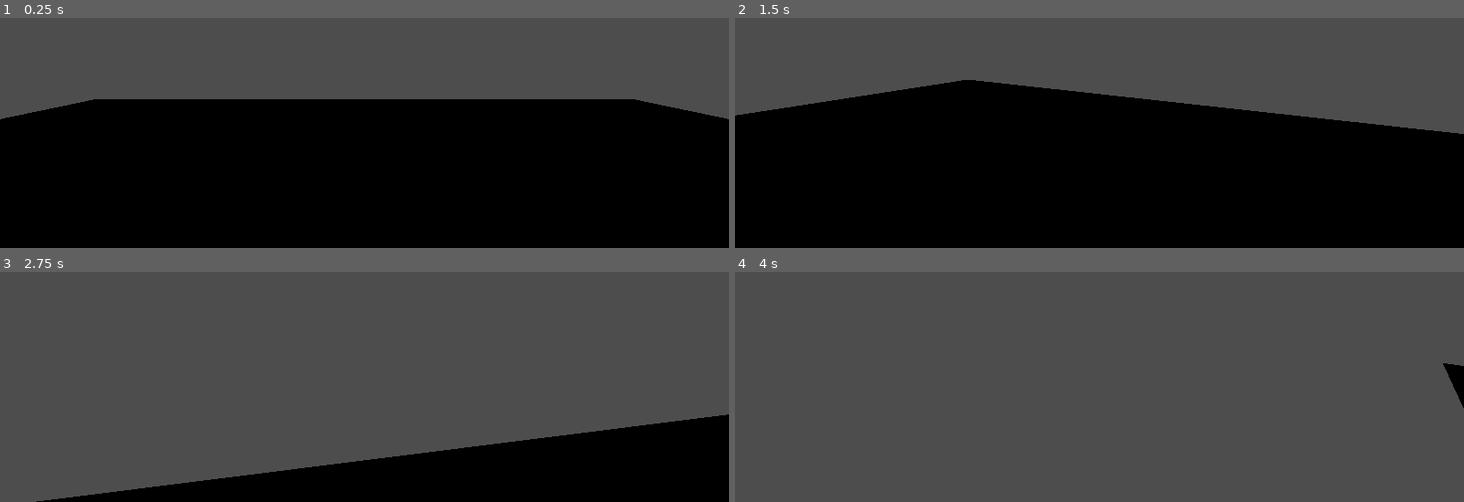
Above: before the commit, frames 1-4 (two rows, left to right).
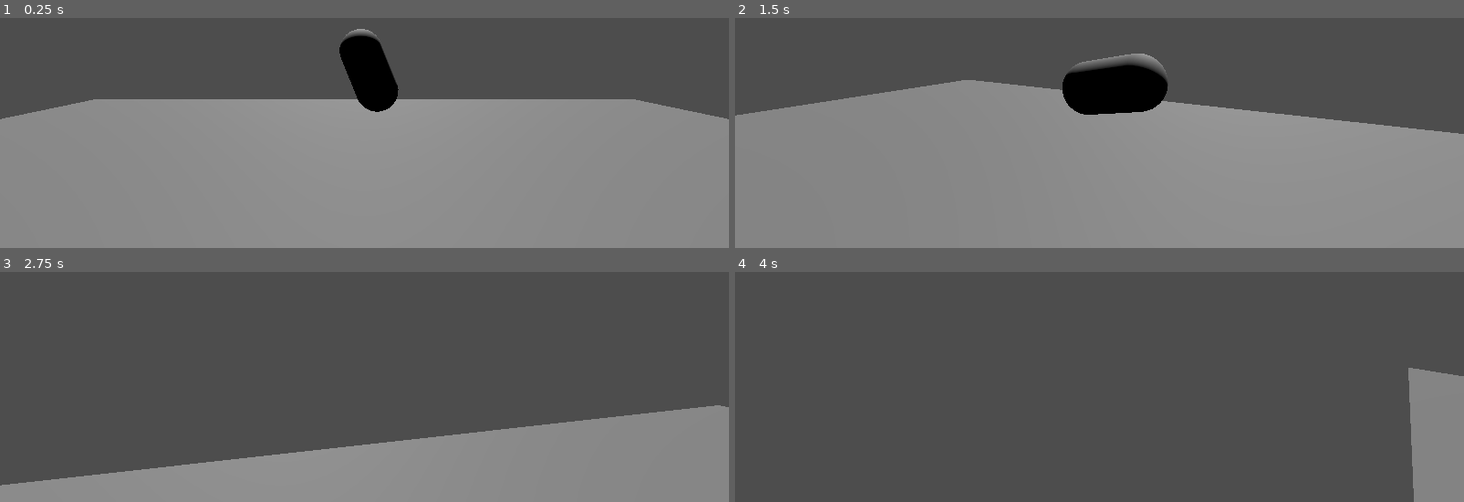
Above: after the commit, the same moments.

Repository: hansepac/3D_Game_Godot
Game: Godot game, scene res://level/playground.tscn
The game is run twice, just before and just after one commit, with the same random seed, the same clock (stepped at 60 frames per second) and the same inputs. Before the commit the project starts from res://playground.tscn.
Inputs (mouse positions are in pixels of both pictures, inside the frame that each line leads up to):
- Up to frame 1 (0.25 s): no input
- Up to frame 2 (1.5 s): tap Enter (ui_accept) at 0.5, 0.6, 0.77, 1.07, 1.35 s; move the mouse to (1135, 41) at 0.52 s; hold W (ui_up) from 0.53 s (still down); move the mouse to (1063, 45) at 1.27 s
- Up to frame 3 (2.75 s): keep holding W (ui_up); tap Enter (ui_accept) at 1.52, 1.82, 2.1 s; move the mouse to (379, 290) at 2.02 s
- Up to frame 4 (4 s): keep holding W (ui_up); move the mouse to (1092, 304) at 2.77 s; tap Enter (ui_accept) at 2.85, 3.02, 3.32, 3.5, 3.6, 3.77 s; move the mouse to (1150, 301) at 3.52 s

The runs differ from the first frame. In frame 1, 65% of the frame differs, in the area x 0-100%, y 4-100%; in frame 2, 64%; in frame 3, 25%; in frame 4, 4.2%.

Commit message:
Init Organize

Diff:
--- /dev/null
+++ b/entity/player/player.tscn
@@ -0,0 +1,16 @@
+[gd_scene load_steps=4 format=3 uid="uid://clmjonh52s66n"]
+
+[ext_resource type="Script" path="res://entity/player/basic_player_startup.gd" id="1_215d8"]
+[ext_resource type="PackedScene" uid="uid://kmyakts4l64t" path="res://entity/player/basic_player_head.tscn" id="2_5tbed"]
+
+[sub_resource type="CapsuleShape3D" id="CapsuleShape3D_li7ud"]
+
+[node name="Player" type="CharacterBody3D"]
+transform = Transform3D(1, 0, 0, 0, 1, 0, 0, 0, 1, 0, 2, 0)
+script = ExtResource("1_215d8")
+
+[node name="Head" parent="." instance=ExtResource("2_5tbed")]
+transform = Transform3D(1, 0, 0, 0, 1, 0, 0, 0, 1, 0, 0.412659, 0)
+
+[node name="CollisionShape3D" type="CollisionShape3D" parent="."]
+shape = SubResource("CapsuleShape3D_li7ud")
--- /dev/null
+++ b/level/base_level.tscn
@@ -0,0 +1,14 @@
+[gd_scene load_steps=4 format=3 uid="uid://ba2apg2pld8dd"]
+
+[ext_resource type="PackedScene" uid="uid://vupfism0y8ub" path="res://map/base_map.tscn" id="1_4elwa"]
+[ext_resource type="PackedScene" uid="uid://clmjonh52s66n" path="res://entity/player/player.tscn" id="2_1rh3d"]
+[ext_resource type="PackedScene" uid="uid://cxlna01qimfy" path="res://entity/dummy.tscn" id="3_t2dsw"]
+
+[node name="BaseLevel" type="Node3D"]
+
+[node name="BaseMap" parent="." instance=ExtResource("1_4elwa")]
+
+[node name="Player" parent="." instance=ExtResource("2_1rh3d")]
+
+[node name="Dummy" parent="." instance=ExtResource("3_t2dsw")]
+transform = Transform3D(0.996912, -0.0785287, 0, 0.0785287, 0.996912, 0, 0, 0, 1, -0.000484824, 1.78235, -10.5854)
--- /dev/null
+++ b/level/base_level_jl.tscn
@@ -0,0 +1,14 @@
+[gd_scene load_steps=4 format=3 uid="uid://dgnvj8xvn24ad"]
+
+[ext_resource type="PackedScene" uid="uid://vupfism0y8ub" path="res://map/base_map.tscn" id="1_kn7mw"]
+[ext_resource type="PackedScene" uid="uid://clmjonh52s66n" path="res://entity/player/player.tscn" id="2_ru0fd"]
+[ext_resource type="PackedScene" uid="uid://cxlna01qimfy" path="res://entity/dummy.tscn" id="3_im0bk"]
+
+[node name="BaseLevel" type="Node3D"]
+
+[node name="BaseMap" parent="." instance=ExtResource("1_kn7mw")]
+
+[node name="Player" parent="." instance=ExtResource("2_ru0fd")]
+
+[node name="Dummy" parent="." instance=ExtResource("3_im0bk")]
+transform = Transform3D(0.996912, -0.0785287, 0, 0.0785287, 0.996912, 0, 0, 0, 1, -0.000484824, 1.78235, -10.5854)
--- /dev/null
+++ b/level/playground.tscn
@@ -0,0 +1,28 @@
+[gd_scene load_steps=5 format=3 uid="uid://bj8iiti4elip1"]
+
+[ext_resource type="PackedScene" uid="uid://clmjonh52s66n" path="res://entity/player/player.tscn" id="1_ngdnj"]
+[ext_resource type="PackedScene" uid="uid://cxlna01qimfy" path="res://entity/dummy.tscn" id="2_kj1ip"]
+
+[sub_resource type="BoxShape3D" id="BoxShape3D_4y7q7"]
+size = Vector3(20, 1, 20)
+
+[sub_resource type="PlaneMesh" id="PlaneMesh_pnj2x"]
+size = Vector2(20, 20)
+
+[node name="Playground" type="Node3D"]
+
+[node name="StaticBody3D" type="StaticBody3D" parent="."]
+
+[node name="CollisionShape3D" type="CollisionShape3D" parent="StaticBody3D"]
+shape = SubResource("BoxShape3D_4y7q7")
+
+[node name="MeshInstance3D" type="MeshInstance3D" parent="StaticBody3D/CollisionShape3D"]
+mesh = SubResource("PlaneMesh_pnj2x")
+
+[node name="Player" parent="." instance=ExtResource("1_ngdnj")]
+
+[node name="Dummy" parent="." instance=ExtResource("2_kj1ip")]
+transform = Transform3D(0.937349, -0.348392, 0, 0.348392, 0.937349, 0, 0, 0, 1, 0.128701, 1.52899, -6.27609)
+
+[node name="Sun" type="DirectionalLight3D" parent="."]
+transform = Transform3D(1, 0, 0, 0, -0.643776, 0.765214, 0, -0.765214, -0.643776, -7.06322, 11.7106, -22.3257)
--- a/addons/Basic FPS Player/Example Scene/main.tscn
+++ b/map/base_map.tscn
@@ -1,6 +1,4 @@
-[gd_scene load_steps=10 format=3 uid="uid://vupfism0y8ub"]
-
-[ext_resource type="PackedScene" uid="uid://clmjonh52s66n" path="res://player.tscn" id="1_mfd5a"]
+[gd_scene load_steps=9 format=3 uid="uid://vupfism0y8ub"]
 
 [sub_resource type="BoxShape3D" id="BoxShape3D_caja7"]
 size = Vector3(50, 0, 50)
@@ -55,5 +53,3 @@
 
 [node name="Enivroment" type="WorldEnvironment" parent="."]
 environment = SubResource("Environment_4mccc")
-
-[node name="Player" parent="." instance=ExtResource("1_mfd5a")]
--- /dev/null
+++ b/map/base_map_jl.tscn
@@ -0,0 +1,55 @@
+[gd_scene load_steps=9 format=3 uid="uid://bnteidfmhv2gu"]
+
+[sub_resource type="BoxShape3D" id="BoxShape3D_caja7"]
+size = Vector3(50, 0, 50)
+
+[sub_resource type="PlaneMesh" id="PlaneMesh_6b5j0"]
+size = Vector2(50, 50)
+
+[sub_resource type="BoxMesh" id="BoxMesh_i1cfu"]
+
+[sub_resource type="Gradient" id="Gradient_t6m8x"]
+
+[sub_resource type="GradientTexture2D" id="GradientTexture2D_o7yir"]
+gradient = SubResource("Gradient_t6m8x")
+fill_from = Vector2(0.401099, 1)
+fill_to = Vector2(0.450549, 0)
+
+[sub_resource type="PanoramaSkyMaterial" id="PanoramaSkyMaterial_msuu0"]
+panorama = SubResource("GradientTexture2D_o7yir")
+
+[sub_resource type="Sky" id="Sky_4ggmq"]
+sky_material = SubResource("PanoramaSkyMaterial_msuu0")
+
+[sub_resource type="Environment" id="Environment_4mccc"]
+sky = SubResource("Sky_4ggmq")
+ambient_light_source = 3
+
+[node name="main" type="Node3D"]
+
+[node name="Floor" type="StaticBody3D" parent="."]
+
+[node name="Collider" type="CollisionShape3D" parent="Floor"]
+shape = SubResource("BoxShape3D_caja7")
+
+[node name="Mesh" type="MeshInstance3D" parent="Floor"]
+mesh = SubResource("PlaneMesh_6b5j0")
+
+[node name="Cube" type="MeshInstance3D" parent="."]
+transform = Transform3D(8.608, 5.25034, 0.847749, -5.28845, 8.62094, 0.306904, -0.563037, -0.704172, 10.0782, -12.3987, 6.30559, 0)
+mesh = SubResource("BoxMesh_i1cfu")
+
+[node name="Cube2" type="MeshInstance3D" parent="."]
+transform = Transform3D(2.3394, -7.04204, 6.8789, 0.399539, 7.13256, 7.16585, -9.83616, -1.38514, 1.92713, 9.80706, 5.95309, -16.603)
+mesh = SubResource("BoxMesh_i1cfu")
+
+[node name="Cube3" type="MeshInstance3D" parent="."]
+transform = Transform3D(4.27484, -1.58703, 4.62899, 3.90354, 4.81261, -1.9549, -2.95104, 4.067, 4.11962, 14.8415, 5.95309, 8.53617)
+mesh = SubResource("BoxMesh_i1cfu")
+
+[node name="Sun" type="DirectionalLight3D" parent="."]
+transform = Transform3D(1, 0, 0, 0, -0.993258, 0.115925, 0, -0.115925, -0.993258, 1.99157, 9.78125, -4.48814)
+shadow_enabled = true
+
+[node name="Enivroment" type="WorldEnvironment" parent="."]
+environment = SubResource("Environment_4mccc")
--- a/player.tscn
+++ /dev/null
@@ -1,37 +0,0 @@
-[gd_scene load_steps=4 format=3 uid="uid://clmjonh52s66n"]
-
-[ext_resource type="Script" path="res://addons/Basic FPS Player/basic_player_startup.gd" id="1_215d8"]
-[ext_resource type="PackedScene" uid="uid://kmyakts4l64t" path="res://addons/Basic FPS Player/basic_player_head.tscn" id="2_5tbed"]
-
-[sub_resource type="CapsuleShape3D" id="CapsuleShape3D_li7ud"]
-
-[node name="Basic FPS Player" type="CharacterBody3D"]
-transform = Transform3D(1, 0, 0, 0, 1, 0, 0, 0, 1, 0, 2, 0)
-script = ExtResource("1_215d8")
-CAPTURE_ON_START = true
-SPEED = 5.0
-ACCEL = 50.0
-IN_AIR_SPEED = 3.0
-IN_AIR_ACCEL = 5.0
-JUMP_VELOCITY = 4.5
-HEAD_BOB = true
-HEAD_BOB_FREQUENCY = 0.3
-HEAD_BOB_AMPLITUDE = 0.01
-CLAMP_HEAD_ROTATION = true
-CLAMP_HEAD_ROTATION_MIN = -90.0
-CLAMP_HEAD_ROTATION_MAX = 90.0
-MOUSE_ACCEL = true
-KEY_BIND_MOUSE_SENS = 0.005
-KEY_BIND_MOUSE_ACCEL = 50
-KEY_BIND_UP = "ui_up"
-KEY_BIND_LEFT = "ui_left"
-KEY_BIND_RIGHT = "ui_right"
-KEY_BIND_DOWN = "ui_down"
-KEY_BIND_JUMP = "ui_accept"
-UPDATE_PLAYER_ON_PHYS_STEP = true
-
-[node name="Head" parent="." instance=ExtResource("2_5tbed")]
-transform = Transform3D(1, 0, 0, 0, 1, 0, 0, 0, 1, 0, 0.412659, 0)
-
-[node name="CollisionShape3D" type="CollisionShape3D" parent="."]
-shape = SubResource("CapsuleShape3D_li7ud")
--- a/playground.tscn
+++ /dev/null
@@ -1,21 +0,0 @@
-[gd_scene load_steps=4 format=3 uid="uid://bj8iiti4elip1"]
-
-[ext_resource type="PackedScene" uid="uid://clmjonh52s66n" path="res://player.tscn" id="1_0nuk0"]
-
-[sub_resource type="BoxShape3D" id="BoxShape3D_4y7q7"]
-size = Vector3(20, 1, 20)
-
-[sub_resource type="PlaneMesh" id="PlaneMesh_pnj2x"]
-size = Vector2(20, 20)
-
-[node name="Playground" type="Node3D"]
-
-[node name="StaticBody3D" type="StaticBody3D" parent="."]
-
-[node name="CollisionShape3D" type="CollisionShape3D" parent="StaticBody3D"]
-shape = SubResource("BoxShape3D_4y7q7")
-
-[node name="MeshInstance3D" type="MeshInstance3D" parent="StaticBody3D/CollisionShape3D"]
-mesh = SubResource("PlaneMesh_pnj2x")
-
-[node name="CharacterBody3D" parent="." instance=ExtResource("1_0nuk0")]
--- a/project.godot
+++ b/project.godot
@@ -11,7 +11,7 @@
 [application]
 
 config/name="3D-Platformer"
-run/main_scene="res://playground.tscn"
+run/main_scene="res://level/playground.tscn"
 config/features=PackedStringArray("4.3", "Forward Plus")
 config/icon="res://icon.svg"
 
Renamed: dummy.tscn -> entity/dummy.tscn
Renamed: addons/Basic FPS Player/basic_fps_player.gd -> entity/player/basic_fps_player.gd
Renamed: addons/Basic FPS Player/basic_player_head.tscn -> entity/player/basic_player_head.tscn
Renamed: addons/Basic FPS Player/basic_player_startup.gd -> entity/player/basic_player_startup.gd
